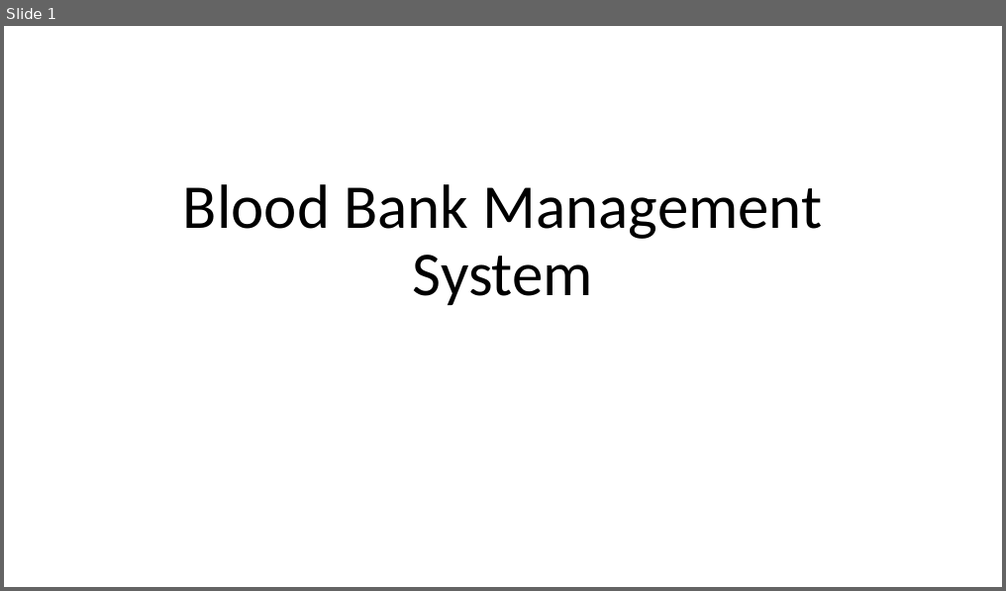
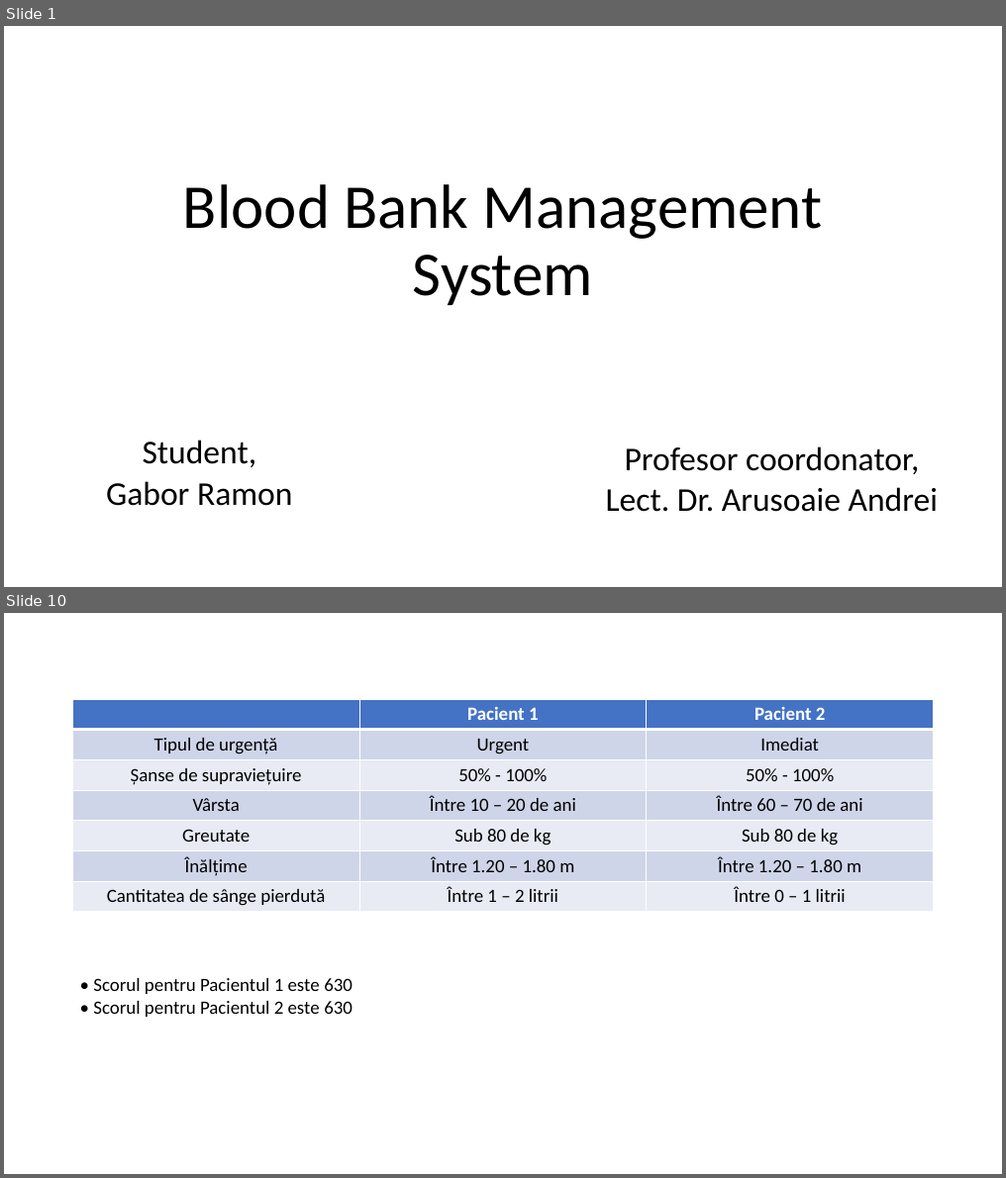
Before and after one commit to ramongabor95/Licenta, a slide deck: Licenta-Ramon Gabor.pptx. Shown one above the other, each under a label of ours: slide 1 before the commit, slides 1 and 10 after it; the slides between them are not shown. The pictures are 1006x591 and 1006x1178 pixels, drawn with LibreOffice and Linux fonts; fonts in the diff are those of the drawing. Boxes give left, top, right and bottom in pixels: in the first picture for what was removed or moved away, otherwise in the second. Text is boxed around its words. In the diff, an @@ line names an element or a change of style, - is before the commit and + after.

```diff
--- a/Licenta-Ramon Gabor.pptx
+++ b/Licenta-Ramon Gabor.pptx
@@ slide 10 added at bbox=[4, 613, 1002, 1174], background #FFFFFF @@
@@ table added at bbox=[73, 699, 933, 912], 7 rows, 3 columns @@
+ | Pacient 1 | Pacient 2
+Tipul de urgență | Urgent | Imediat
+Șanse de supraviețuire | 50% - 100% | 50% - 100%
+Vârsta | Între 10 – 20 de ani | Între 60 – 70 de ani
+Greutate | Sub 80 de kg | Sub 80 de kg
+Înălțime | Între 1.20 – 1.80 m | Între 1.20 – 1.80 m
+Cantitatea de sânge pierdută | Între 1 – 2 litrii | Între 0 – 1 litrii
@@ text added at bbox=[93, 978, 352, 1017], 18 pt, text #000000 @@
+• Scorul pentru Pacientul 1 este 630
+• Scorul pentru Pacientul 2 este 630
@@ slide 1 changed as well @@
@@ subtitle added at bbox=[106, 440, 293, 506], 32 pt, text #000000 @@
+Student,
+Gabor Ramon
@@ text added at bbox=[606, 447, 938, 512], 32 pt, text #000000 @@
+Profesor coordonator,
+Lect. Dr. Arusoaie Andrei
```
Also in this commit, not shown: 11 other slides added.
